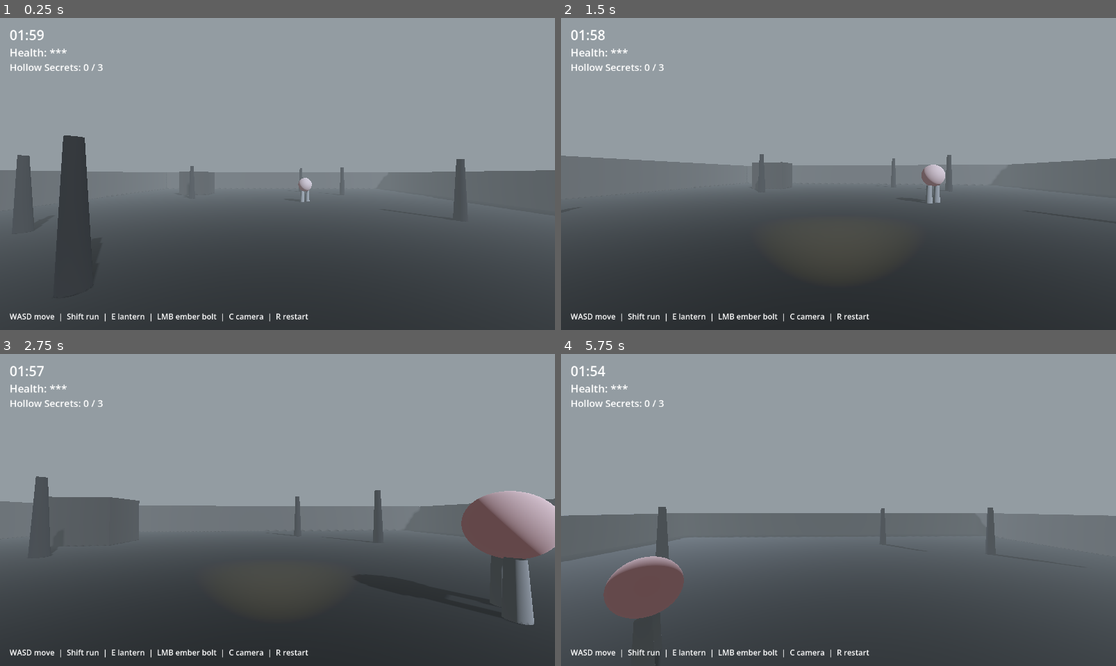
Above: before the commit, frames 1-4 (two rows, left to right).
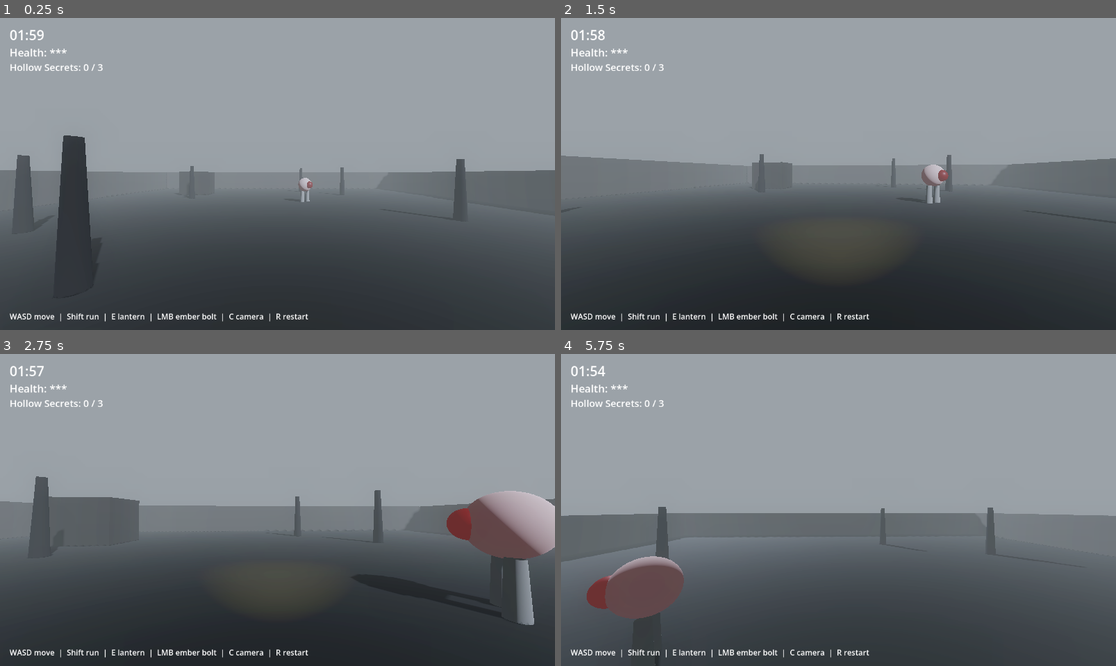
Above: after the commit, the same moments.

Repository: sashaperaza315/Armani-Studios
Game: Godot game, scene res://scenes/environments/forgotten_orchard/forgotten_orchard.tscn
The game is run twice, just before and just after one commit, with the same random seed, the same clock (stepped at 60 frames per second) and the same inputs.
Inputs (mouse positions are in pixels of both pictures, inside the frame that each line leads up to):
- Up to frame 1 (0.25 s): no input
- Up to frame 2 (1.5 s): move the mouse to (866, 174) at 0.52 s; hold W (move_forward) from 0.53 s (still down); click (866, 174) at 0.6 s; move the mouse to (810, 174) at 1.27 s; tap E (interact) at 1.35 s
- Up to frame 3 (2.75 s): keep holding W (move_forward); move the mouse to (288, 503) at 2.02 s; hold Shift (sprint) from 2.03 s (still down)
- Up to frame 4 (5.75 s): keep holding W (move_forward); move the mouse to (832, 516) at 2.77 s; release Shift (sprint) at 2.78 s; tap C (toggle_camera) at 2.85 s; click (832, 516) at 2.92 s; move the mouse to (877, 513) at 3.52 s; click (877, 513) at 3.6 s; move the mouse to (794, 506) at 4.27 s; tap E (interact) at 4.35 s; move the mouse to (844, 510) at 5.02 s; hold Shift (sprint) from 5.03 s (still down); click (844, 510) at 5.17 s

The runs differ from the first frame. In frame 1, less than 0.1% of the frame differs, in the area x 55-57%, y 52-55%; in frame 2, less than 0.1%; in frame 3, 0.4%, in the area x 80-85%, y 49-60%; in frame 4, 0.3%.

Commit message:
First visual polish pass (no new art assets, engine-only)
- The Watcher: layered iris + pupil on the eye instead of a flat sphere
  so it reads as an eye, not a ball.
- Warden third-person body: replaced the plain capsule with a tapered
  robe + hood silhouette (still primitive blockout, but reads as a
  hooded figure instead of a generic pill shape).
- Environment: enabled glow/bloom so the lantern, ember bolt, and laser
  actually pop, plus a contrast/saturation grade for a moodier, less
  flat look.

This is still Sprint 0/0.5 blockout, not real art - Phase 2 (real
models/textures via Blender, per ADR-001) is the actual art pass. This
commit is what's achievable with zero new assets, to close some of the
gap while Phase 2 concept art gets scoped.

Diff:
--- a/project/scenes/creatures/watcher/watcher.tscn
+++ b/project/scenes/creatures/watcher/watcher.tscn
@@ -14,6 +14,25 @@
 emission_enabled = true
 emission = Color(0.6, 0.05, 0.05, 1)
 emission_energy_multiplier = 0.4
+
+[sub_resource type="SphereMesh" id="IrisMesh"]
+radius = 0.28
+height = 0.56
+
+[sub_resource type="StandardMaterial3D" id="IrisMat"]
+albedo_color = Color(0.36, 0.11, 0.09, 1)
+emission_enabled = true
+emission = Color(0.55, 0.08, 0.06, 1)
+emission_energy_multiplier = 0.6
+roughness = 0.4
+
+[sub_resource type="SphereMesh" id="PupilMesh"]
+radius = 0.13
+height = 0.26
+
+[sub_resource type="StandardMaterial3D" id="PupilMat"]
+albedo_color = Color(0.02, 0.01, 0.01, 1)
+roughness = 0.2
 
 [sub_resource type="CylinderMesh" id="LegMesh"]
 top_radius = 0.12
@@ -46,6 +65,16 @@
 mesh = SubResource("SphereMesh_1")
 surface_material_override/0 = SubResource("EyeMat")
 
+[node name="Iris" type="MeshInstance3D" parent="EyeBody"]
+transform = Transform3D(1, 0, 0, 0, 1, 0, 0, 0, 1, 0, 0, -0.48)
+mesh = SubResource("IrisMesh")
+surface_material_override/0 = SubResource("IrisMat")
+
+[node name="Pupil" type="MeshInstance3D" parent="EyeBody"]
+transform = Transform3D(1, 0, 0, 0, 1, 0, 0, 0, 1, 0, 0, -0.6)
+mesh = SubResource("PupilMesh")
+surface_material_override/0 = SubResource("PupilMat")
+
 [node name="LegLeft" type="MeshInstance3D" parent="."]
 transform = Transform3D(1, 0, 0, 0, 1, 0, 0, 0, 1, -0.3, 0.45, 0)
 mesh = SubResource("LegMesh")
--- a/project/scenes/environments/forgotten_orchard/forgotten_orchard.tscn
+++ b/project/scenes/environments/forgotten_orchard/forgotten_orchard.tscn
@@ -16,6 +16,14 @@
 fog_density = 0.022
 fog_sky_affect = 1.0
 tonemap_mode = 2
+glow_enabled = true
+glow_intensity = 1.1
+glow_bloom = 0.15
+glow_hdr_threshold = 0.9
+adjustment_enabled = true
+adjustment_brightness = 0.95
+adjustment_contrast = 1.12
+adjustment_saturation = 0.85
 
 [sub_resource type="BoxShape3D" id="GroundShape"]
 size = Vector3(34, 0.4, 34)
--- a/project/scenes/player/player.tscn
+++ b/project/scenes/player/player.tscn
@@ -7,13 +7,22 @@
 radius = 0.35
 height = 1.7
 
-[sub_resource type="CapsuleMesh" id="CapsuleMesh_1"]
-radius = 0.35
-height = 1.7
+[sub_resource type="CylinderMesh" id="RobeMesh"]
+top_radius = 0.24
+bottom_radius = 0.44
+height = 1.3
 
-[sub_resource type="StandardMaterial3D" id="WardenMat"]
-albedo_color = Color(0.35, 0.32, 0.3, 1)
-roughness = 0.9
+[sub_resource type="StandardMaterial3D" id="RobeMat"]
+albedo_color = Color(0.22, 0.2, 0.19, 1)
+roughness = 0.95
+
+[sub_resource type="SphereMesh" id="HoodMesh"]
+radius = 0.22
+height = 0.44
+
+[sub_resource type="StandardMaterial3D" id="HoodMat"]
+albedo_color = Color(0.14, 0.13, 0.12, 1)
+roughness = 0.95
 
 [node name="Player" type="CharacterBody3D"]
 script = ExtResource("1")
@@ -22,11 +31,18 @@
 transform = Transform3D(1, 0, 0, 0, 1, 0, 0, 0, 1, 0, 0.9, 0)
 shape = SubResource("CapsuleShape3D_1")
 
-[node name="WardenBody" type="MeshInstance3D" parent="."]
+[node name="WardenBody" type="Node3D" parent="."]
 visible = false
-transform = Transform3D(1, 0, 0, 0, 1, 0, 0, 0, 1, 0, 0.9, 0)
-mesh = SubResource("CapsuleMesh_1")
-surface_material_override/0 = SubResource("WardenMat")
+
+[node name="Robe" type="MeshInstance3D" parent="WardenBody"]
+transform = Transform3D(1, 0, 0, 0, 1, 0, 0, 0, 1, 0, 0.75, 0)
+mesh = SubResource("RobeMesh")
+surface_material_override/0 = SubResource("RobeMat")
+
+[node name="Hood" type="MeshInstance3D" parent="WardenBody"]
+transform = Transform3D(1, 0, 0, 0, 1, 0, 0, 0, 1, 0, 1.52, 0)
+mesh = SubResource("HoodMesh")
+surface_material_override/0 = SubResource("HoodMat")
 
 [node name="Head" type="Node3D" parent="."]
 transform = Transform3D(1, 0, 0, 0, 1, 0, 0, 0, 1, 0, 1.6, 0)
--- a/project/scripts/player/player.gd
+++ b/project/scripts/player/player.gd
@@ -15,7 +15,7 @@
 @onready var head: Node3D = $Head
 @onready var fps_camera: Camera3D = $Head/Camera3D
 @onready var third_person_camera: Camera3D = $Head/ThirdPersonRig/Camera3D
-@onready var warden_body: MeshInstance3D = $WardenBody
+@onready var warden_body: Node3D = $WardenBody
 @onready var interact_ray: RayCast3D = $Head/Camera3D/InteractRay
 @onready var attack_ray: RayCast3D = $Head/Camera3D/AttackRay
 @onready var lantern = $Head/Camera3D/SpiritLantern
Not shown: 1 places in project/scenes/creatures/watcher/watcher.tscn that only renumber resources
Not shown: 1 places in project/scenes/player/player.tscn that only renumber resources
